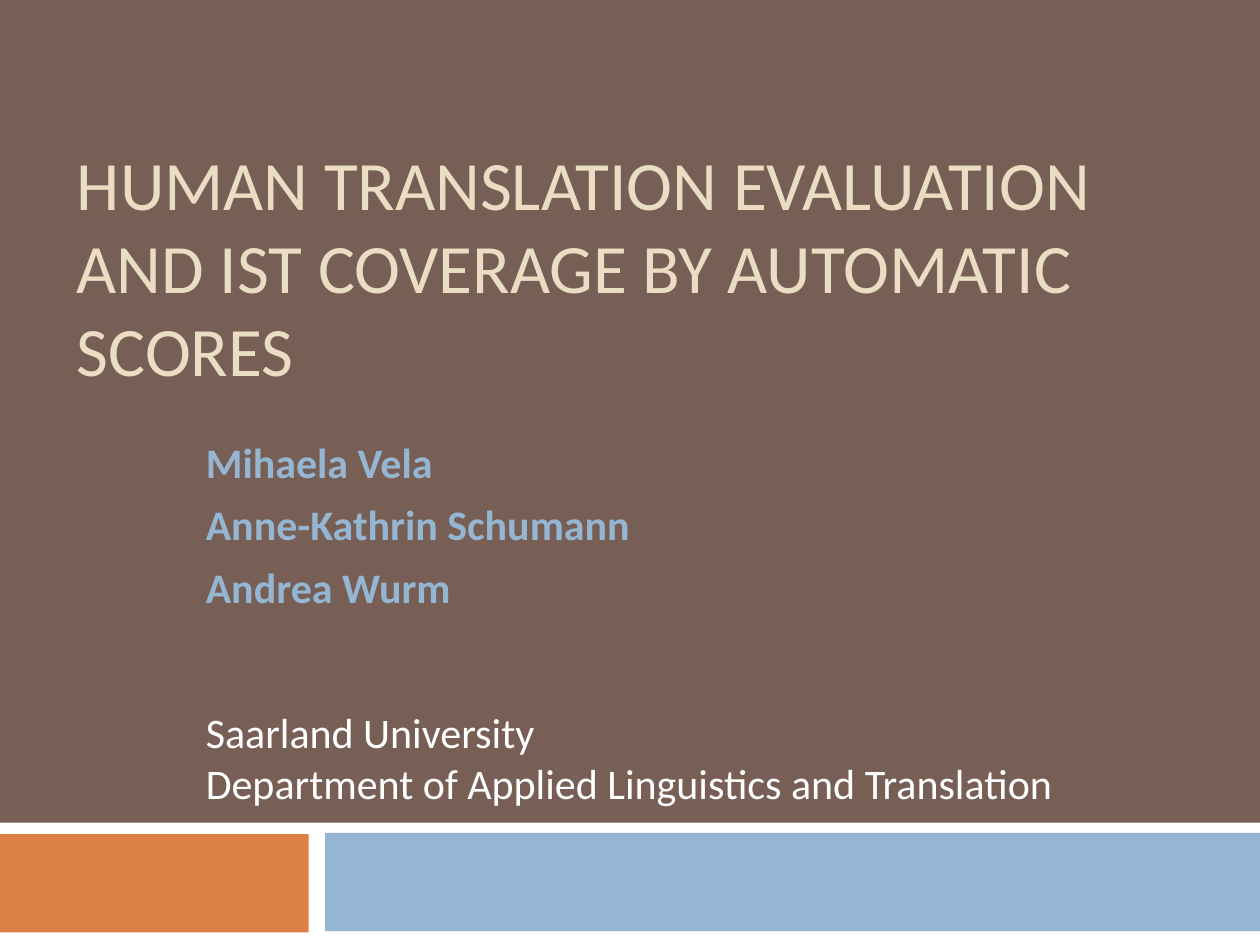
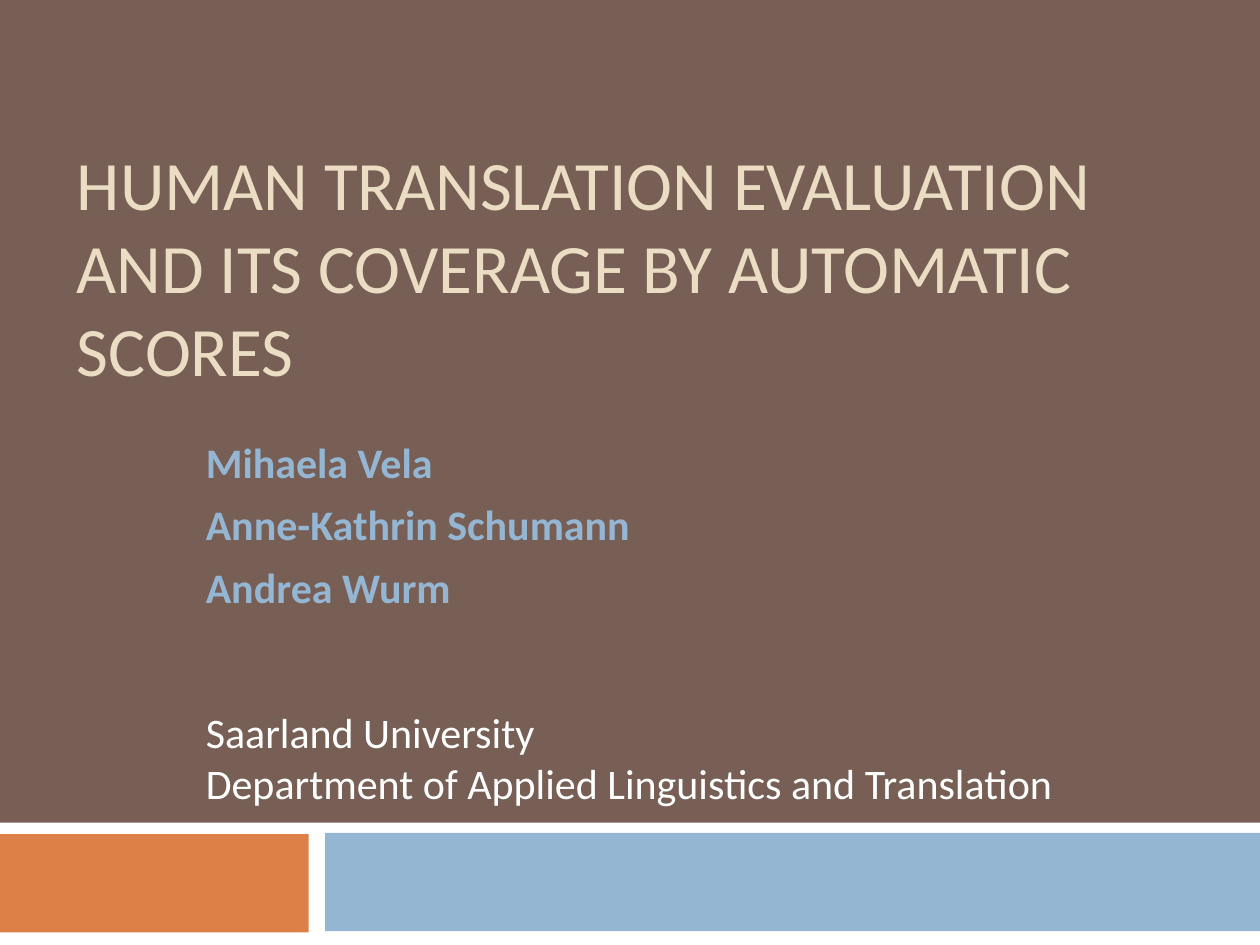
Before and after one commit to MTE2014/MTE2014.github.io, a slide deck: slide 1 of Talks/Session1/07_HumanTranslEvaluation.pptx. Drawn at 1260x945 pixels with LibreOffice and Linux fonts; fonts in the diff are those of the drawing. Boxes give left, top, right and bottom in pixels: in the first picture for what was removed or moved away, otherwise in the second. Text is boxed around its words. In the diff, an @@ line names an element or a change of style, - is before the commit and + after.

```diff
--- a/Talks/Session1/07_HumanTranslEvaluation.pptx
+++ b/Talks/Session1/07_HumanTranslEvaluation.pptx
@@ title at (77,165,1090,377): text changed @@
-HUMAN TRANSLATION EVALUATION AND IST COVERAGE BY AUTOMATIC SCORES
+HUMAN TRANSLATION EVALUATION AND ITS COVERAGE BY AUTOMATIC SCORES
```
Also in this commit, not shown: 33 other slides changed.
